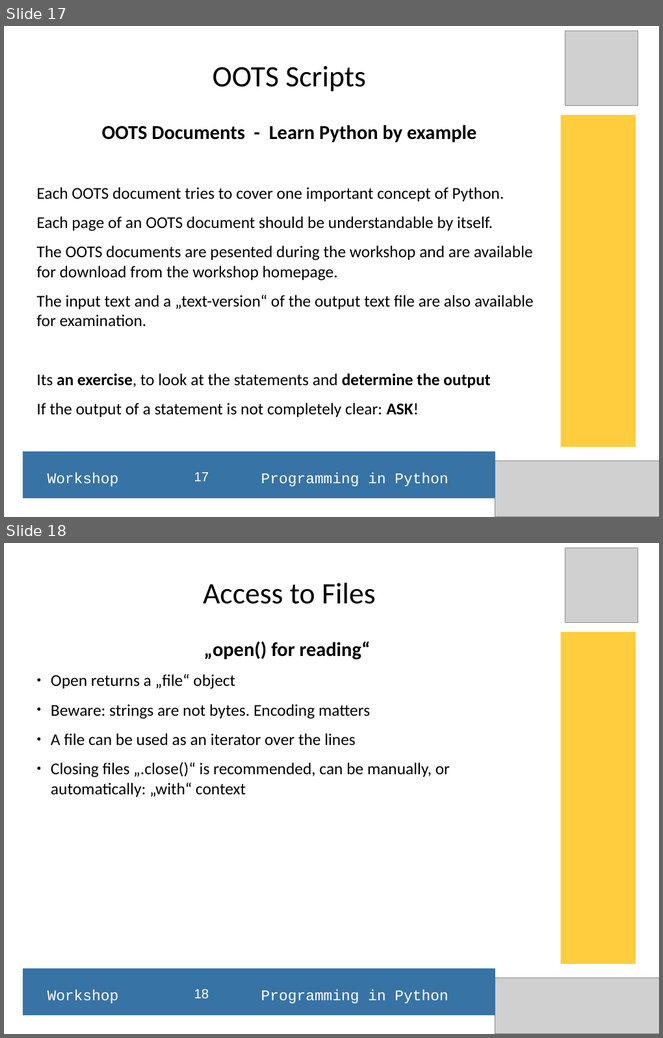
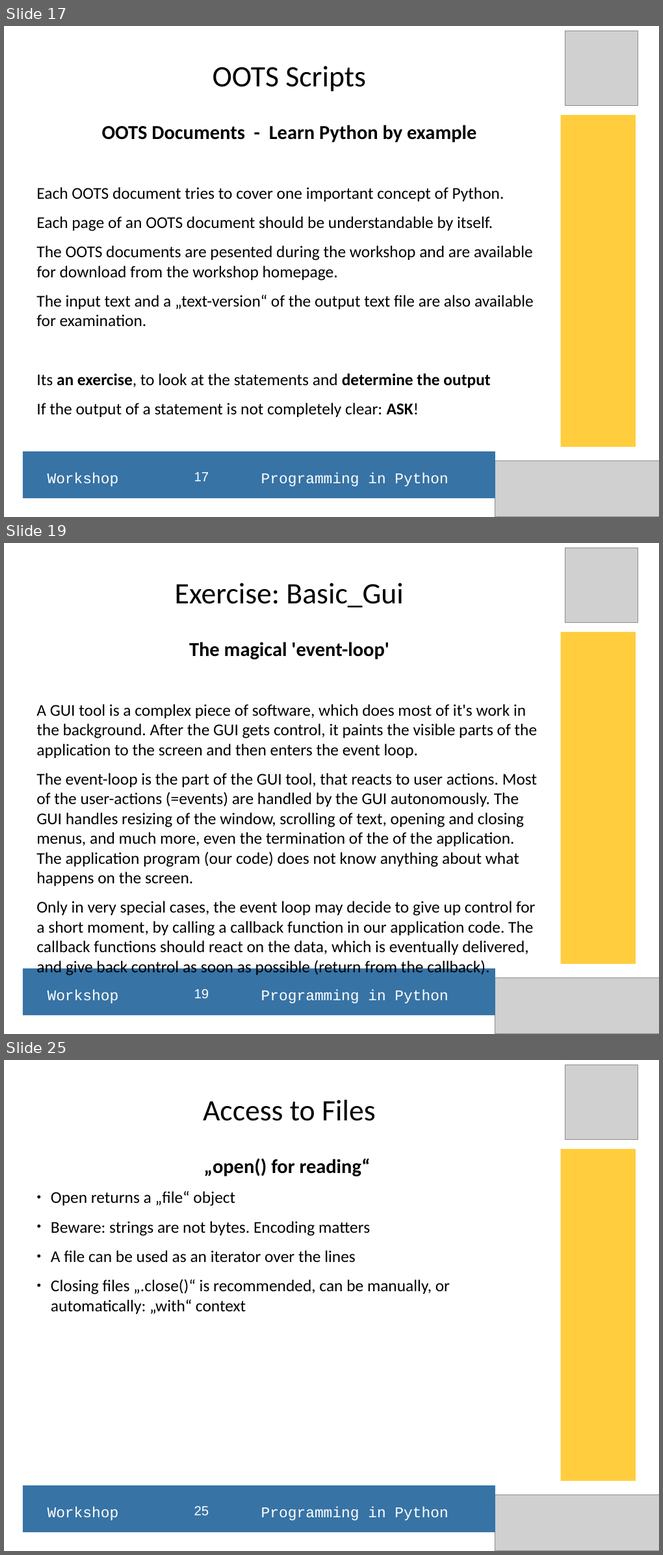
Before and after one commit to hans-boden/pyws-fablab-lisbon, a slide deck: resources/python_ws_2016Q1.odp. Shown one above the other, each under a label of ours: slides 17 and 18 before the commit, slides 17, 19 and 25 after it; the slides between them are not shown. The pictures are 663x1038 and 663x1555 pixels, drawn with LibreOffice and Linux fonts; fonts in the diff are those of the drawing; grey boxes stand for pictures. Boxes give left, top, right and bottom in pixels: in the first picture for what was removed or moved away, otherwise in the second. Text is boxed around its words. In the diff, an @@ line names an element or a change of style, - is before the commit and + after.

Commit message:
extended Python Workshop presentation

```diff
--- a/resources/python_ws_2016Q1.odp
+++ b/resources/python_ws_2016Q1.odp
@@ slide 19 added at (4,543,659,1034), background #FFFFFF @@
@@ picture added at (566,548,638,623) @@
@@ title added at (175,583,403,607), 36 pt, text #000000 @@
+Exercise: Basic_Gui
@@ rectangle added at (561,632,636,965), fill #FFCD3D @@
@@ subtitle added at (36,642,537,955), 20 pt, text #000000 @@
+The magical 'event-loop'
+A GUI tool is a complex piece of software, which does most of it's work in the background. After the GUI gets control, it paints the visible parts of the application to the screen and then enters the event loop.
+The event-loop is the part of the GUI tool, that reacts to user actions. Most of the user-actions (=events) are handled by the GUI autonomously. The GUI handles resizing of the window, scrolling of text, opening and closing menus, and much more, even the termination of the of the application. The application program (our code) does not know anything about what happens on the screen.
+Only in very special cases, the event loop may decide to give up control for a short moment, by calling a callback function in our application code. The callback functions should react on the data, which is eventually delivered, and give back control as soon as possible (return from the callback).
@@ rectangle added at (22,969,495,1016), fill #3773A5 @@
@@ text added at (48,990,448,1004), 18 pt, text #FFFFFF @@
+Workshop Programming in Python
@@ page number added at (194,990,209,999), 16 pt, text #FFFFFF @@
+19
@@ picture added at (495,979,659,1034) @@
@@ what was slide 18 is now slide 25 @@
@@ page number at (194,1507,209,1516): text changed @@
-18
+25
```
Also in this commit, not shown: 6 other slides added, 3 other files.
